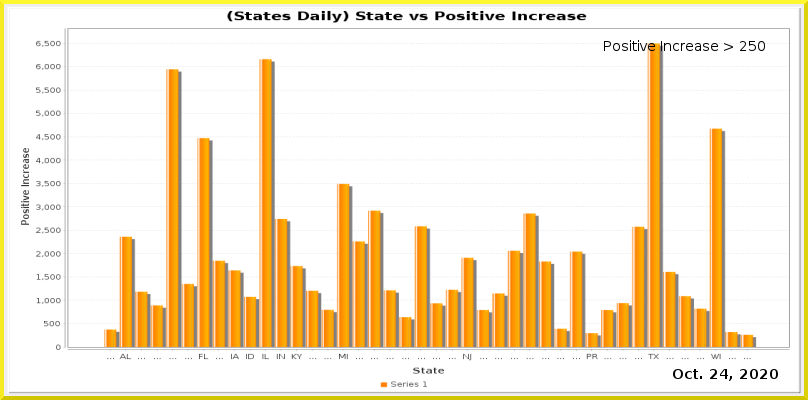
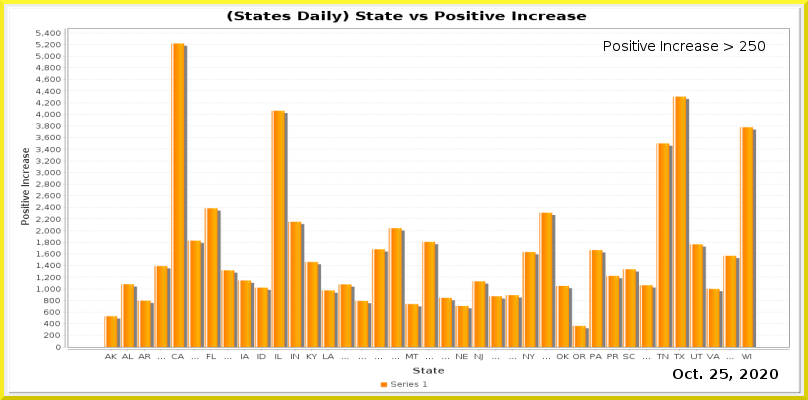
Layer changes from the first w=808, h=400 image to the second:
painted on "Current Date" over [720, 369, 728, 379]
painted on "Date_vs_TestIncrease.png" over [36, 30, 790, 361]
